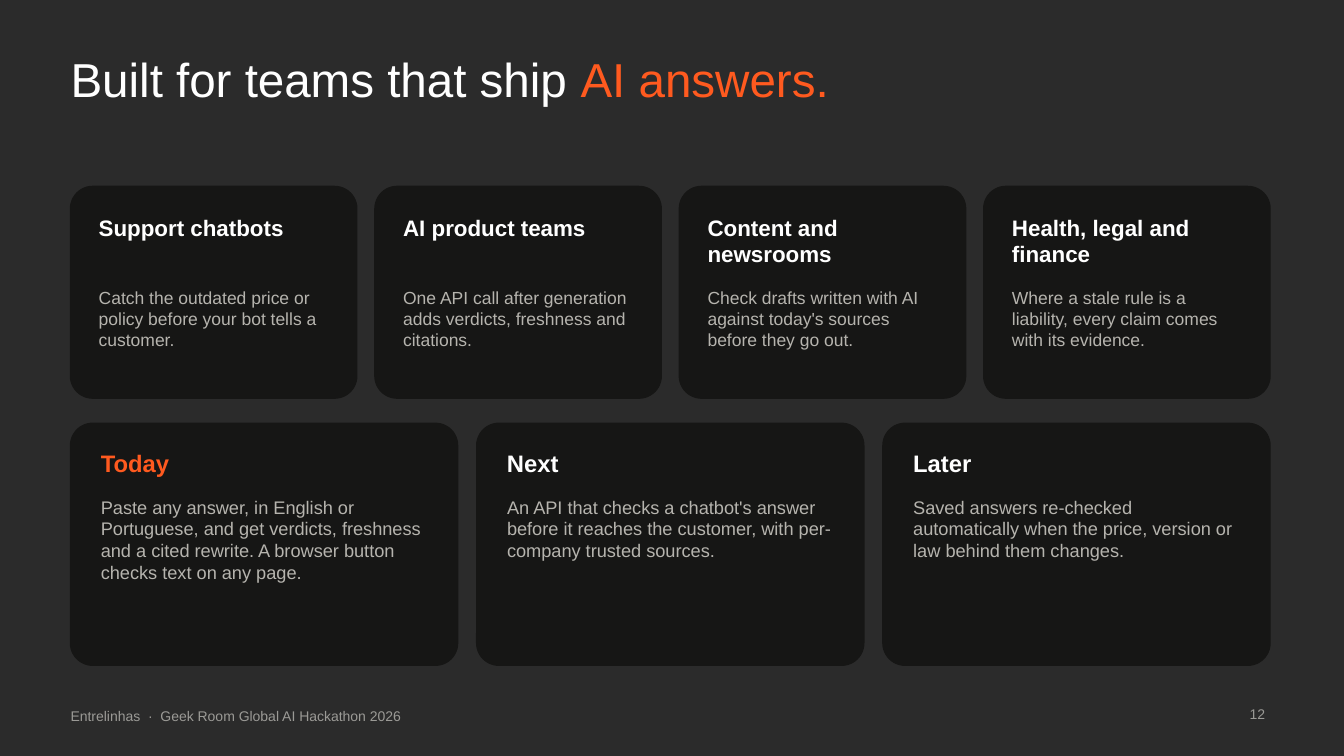
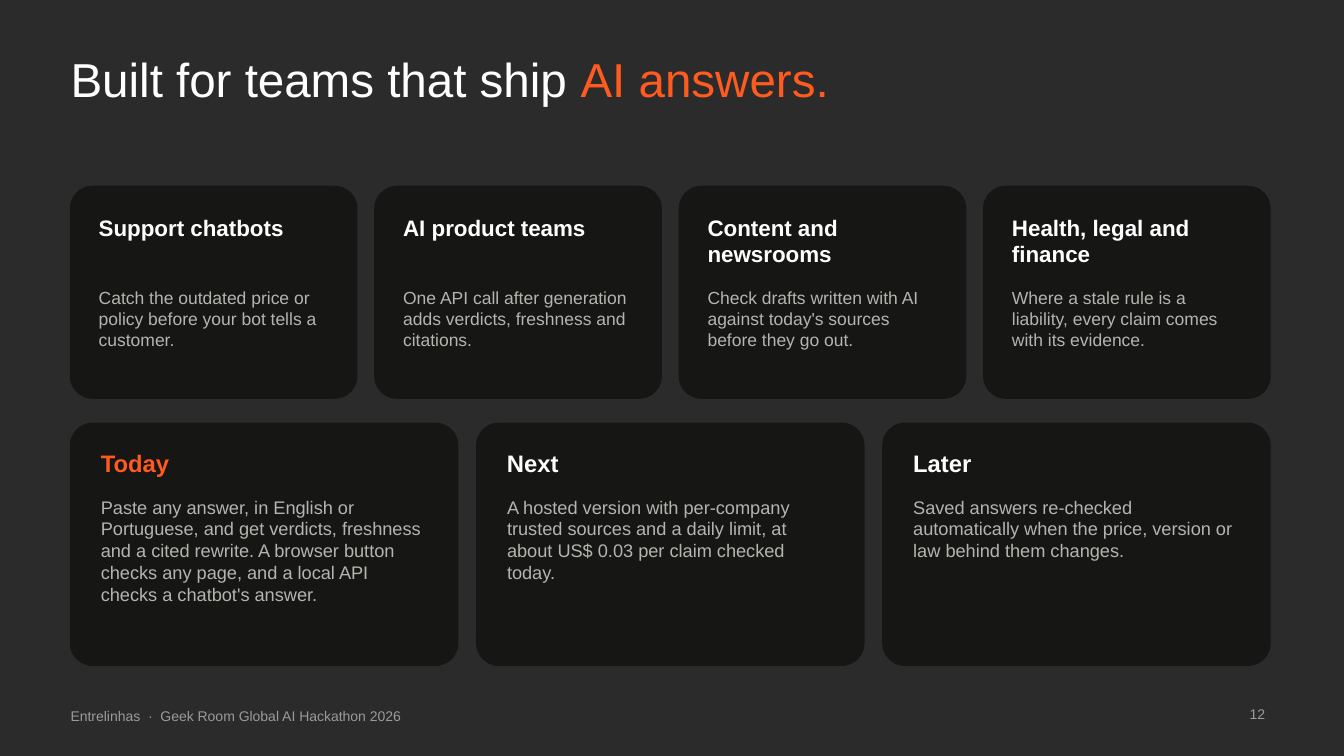
Before and after one commit to contatoalicecandido-lab/entrelinhas, a slide deck: slide 12 of submission/Entrelinhas_Pitch_Deck.pptx. Drawn at 1344x756 pixels with LibreOffice and Linux fonts; fonts in the diff are those of the drawing; background and template pictures are left out; a plain dark background stands for a picture behind light text. Boxes give left, top, right and bottom in pixels: in the first picture for what was removed or moved away, otherwise in the second. Text is boxed around its words. In the diff, an @@ line names an element or a change of style, - is before the commit and + after.

```diff
--- a/submission/Entrelinhas_Pitch_Deck.pptx
+++ b/submission/Entrelinhas_Pitch_Deck.pptx
@@ text at [101, 501, 421, 601]: text changed @@
-Paste any answer, in English or Portuguese, and get verdicts, freshness and a cited rewrite. A browser button checks text on any page.
+Paste any answer, in English or Portuguese, and get verdicts, freshness and a cited rewrite. A browser button checks any page, and a local API checks a chatbot's answer.
@@ text at [507, 501, 790, 583]: text changed @@
-An API that checks a chatbot's answer before it reaches the customer, with per-company trusted sources.
+A hosted version with per-company trusted sources and a daily limit, at about US$ 0.03 per claim checked today.
```
Also in this commit, not shown: 5 other slides changed, 26 other files.
